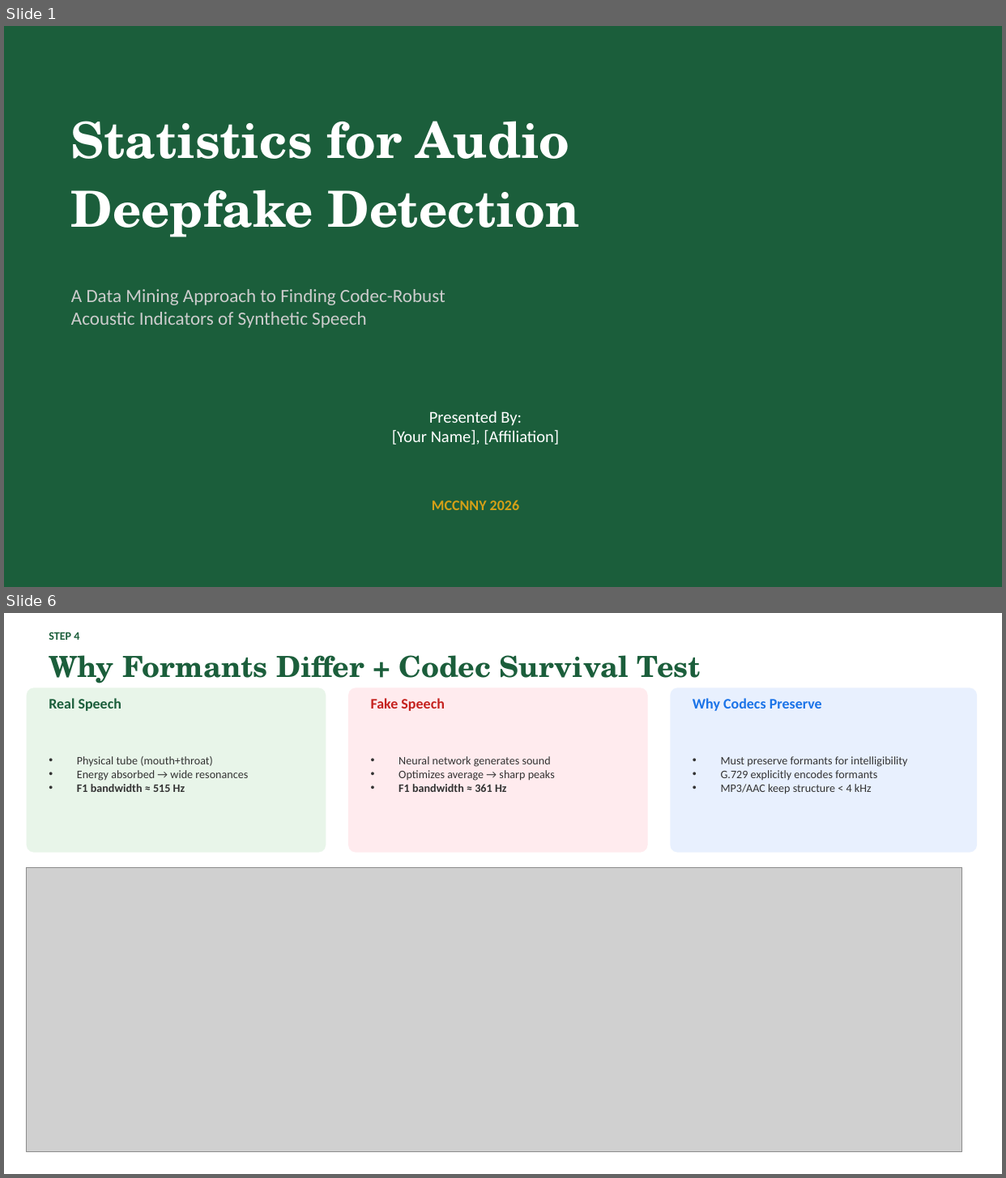
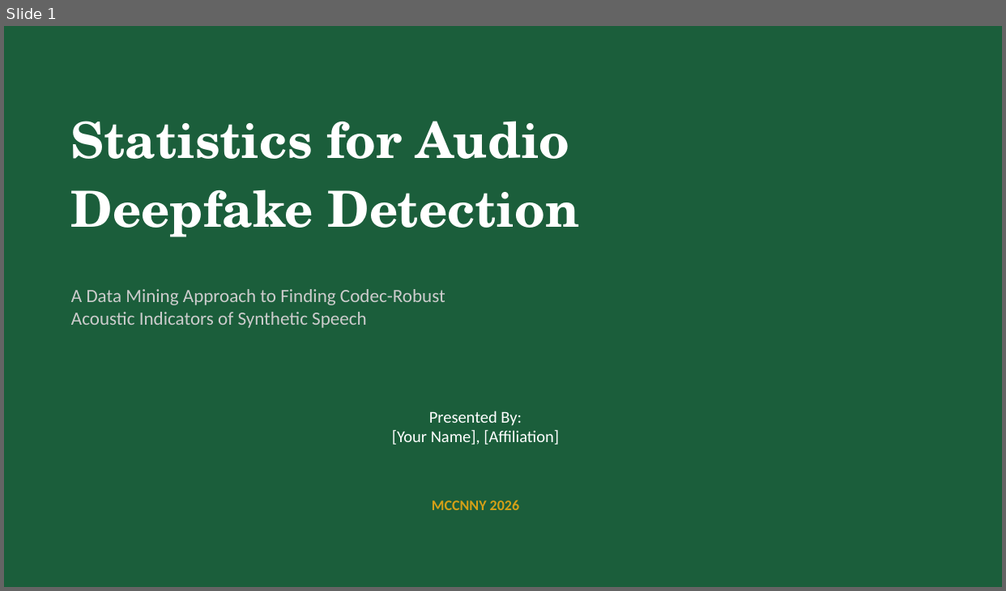
Before and after one commit to Yash-Sukhdeve/stats-audio-deepfake-detection, a slide deck: presentation/MCCNNY_2026_FINAL.pptx. Shown one above the other, each under a label of ours: slides 1 and 6 before the commit, slide 1 after it; the slides between them are not shown. The pictures are 1006x1178 and 1006x591 pixels, drawn with LibreOffice and Linux fonts; fonts in the diff are those of the drawing; grey boxes stand for pictures. Boxes give left, top, right and bottom in pixels: in the first picture for what was removed or moved away, otherwise in the second. Text is boxed around its words. In the diff, an @@ line names an element or a change of style, - is before the commit and + after.

```diff
--- a/presentation/MCCNNY_2026_FINAL.pptx
+++ b/presentation/MCCNNY_2026_FINAL.pptx
@@ slide 6 removed at (4, 613, 1002, 1174), background #FFFFFF @@
@@ text removed at (49, 632, 79, 640) @@
-STEP 4
@@ text removed at (49, 655, 700, 683) @@
-Why Formants Differ + Codec Survival Test
@@ rounded rectangle removed at (27, 688, 326, 853) @@
@@ text removed at (49, 698, 121, 711) @@
-Real Speech
@@ rounded rectangle removed at (348, 688, 648, 853) @@
@@ text removed at (371, 698, 444, 711) @@
-Fake Speech
@@ rounded rectangle removed at (671, 688, 978, 853) @@
@@ text removed at (692, 698, 822, 711) @@
-Why Codecs Preserve
@@ text removed at (77, 756, 248, 792) @@
-• Physical tube (mouth+throat)
-• Energy absorbed → wide resonances
-• F1 bandwidth ≈ 515 Hz
@@ text removed at (398, 756, 555, 792) @@
-• Neural network generates sound
-• Optimizes average → sharp peaks
-• F1 bandwidth ≈ 361 Hz
@@ text removed at (721, 756, 907, 794) @@
-• Must preserve formants for intelligibility
-• G.729 explicitly encodes formants
-• MP3/AAC keep structure < 4 kHz
@@ picture removed at (27, 867, 962, 1152) @@
```
Also in this commit, not shown: 7 slides changed, 4 slides added.
